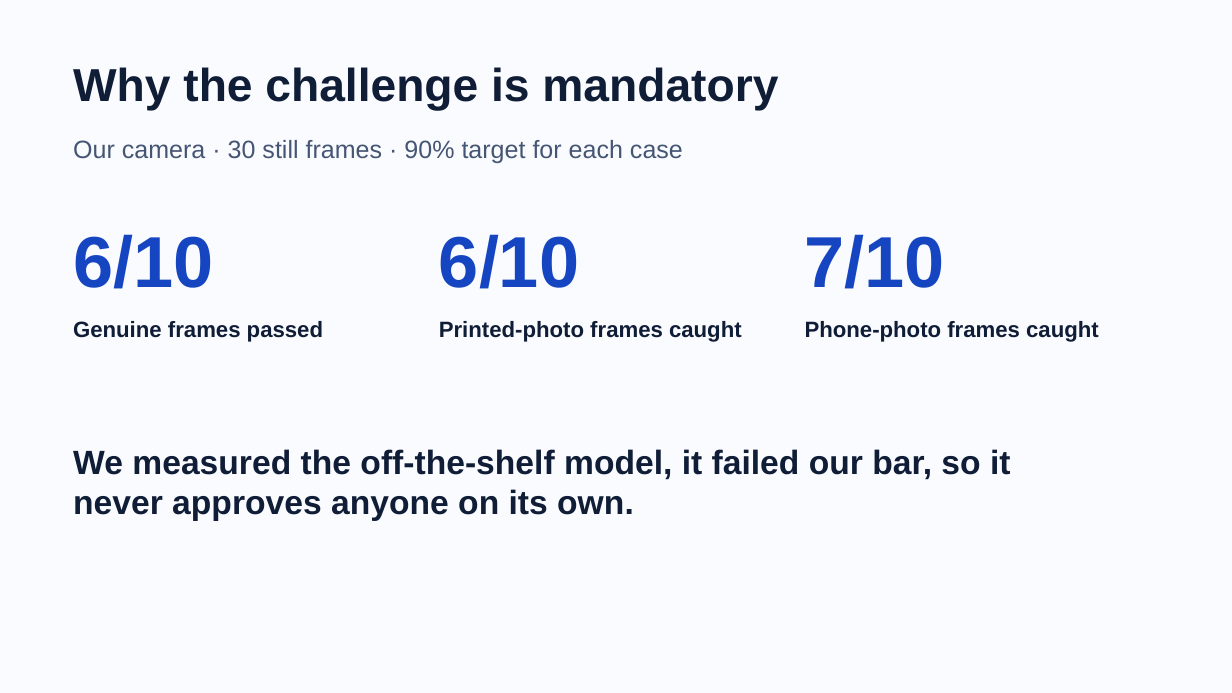
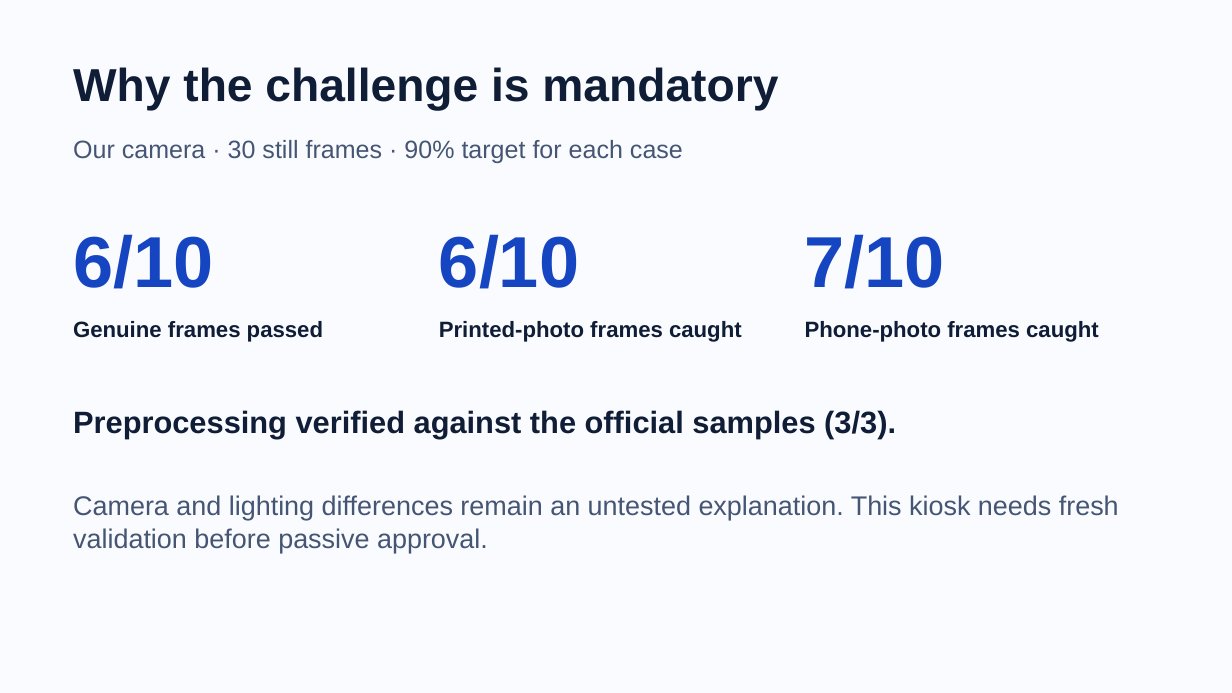
Before and after one commit to shestg28/Unemployed, a slide deck: slide 2 of docs/HID-demo.pptx. Drawn at 1232x693 pixels with LibreOffice and Linux fonts; fonts in the diff are those of the drawing. Boxes give left, top, right and bottom in pixels: in the first picture for what was removed or moved away, otherwise in the second. Text is boxed around its words. In the diff, an @@ line names an element or a change of style, - is before the commit and + after.

Commit message:
Add sample sanity evidence and retained challenge capture

```diff
--- a/docs/HID-demo.pptx
+++ b/docs/HID-demo.pptx
@@ text at (x1=73, y1=410, x2=896, y2=438): text changed; size 26.2 to 24 pt @@
-We measured the off-the-shelf model, it failed our bar, so it never approves anyone on its own.
+Preprocessing verified against the official samples (3/3).
@@ text added at (x1=73, y1=495, x2=1119, y2=553), 21 pt, text #455574 @@
+Camera and lighting differences remain an untested explanation. This kiosk needs fresh validation before passive approval.
```
Also in this commit, not shown: 3 other files.
